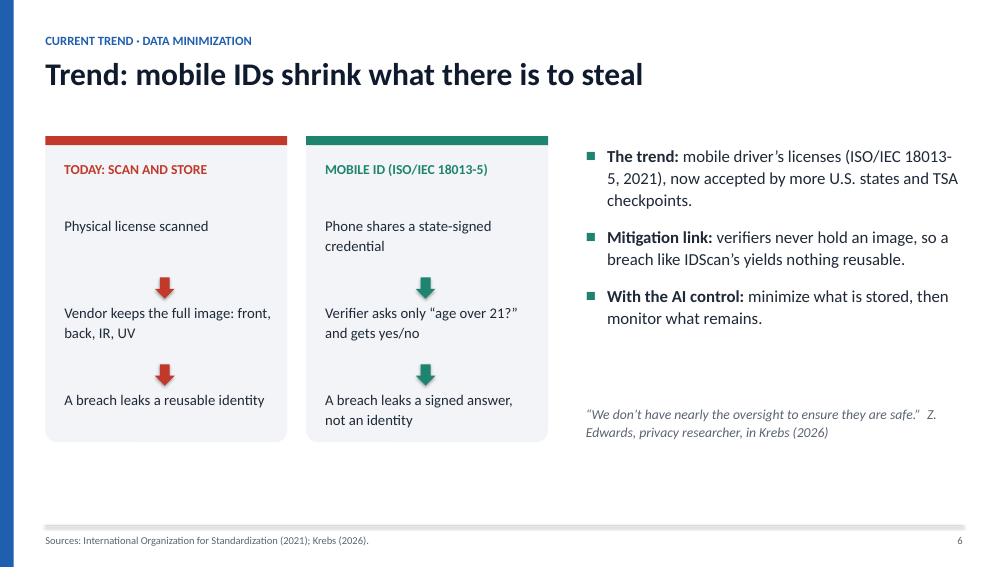
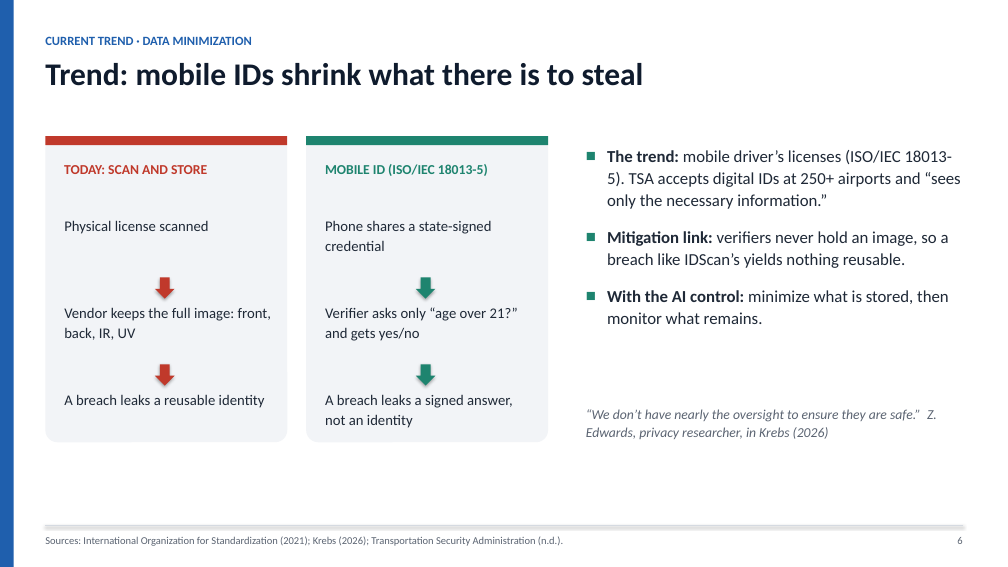
Before and after one commit to Ruthvik-Bandari/ArtificialIntelligence-for-Cybersecurity, a slide deck: slide 6 of module-02-cia-triad-analysis/Ruthvik_Nath_Bandari_Module2_CIA_Triad_Analysis.pptx. Drawn at 1008x567 pixels with LibreOffice and Linux fonts; fonts in the diff are those of the drawing. Boxes give left, top, right and bottom in pixels: in the first picture for what was removed or moved away, otherwise in the second. Text is boxed around its words. In the diff, an @@ line names an element or a change of style, - is before the commit and + after.

```diff
--- a/module-02-cia-triad-analysis/Ruthvik_Nath_Bandari_Module2_CIA_Triad_Analysis.pptx
+++ b/module-02-cia-triad-analysis/Ruthvik_Nath_Bandari_Module2_CIA_Triad_Analysis.pptx
@@ text at <box>607,150,960,209</box>: text changed @@
-■ The trend: mobile driver’s licenses (ISO/IEC 18013-5, 2021), now accepted by more U.S. states and TSA checkpoints.
+■ The trend: mobile driver’s licenses (ISO/IEC 18013-5). TSA accepts digital IDs at 250+ airports and “sees only the necessary information.”
@@ text at <box>45,536,563,546</box>: text changed @@
-Sources: International Organization for Standardization (2021); Krebs (2026).
+Sources: International Organization for Standardization (2021); Krebs (2026); Transportation Security Administration (n.d.).
```
Also in this commit, not shown: 3 other slides changed, 3 other files.
